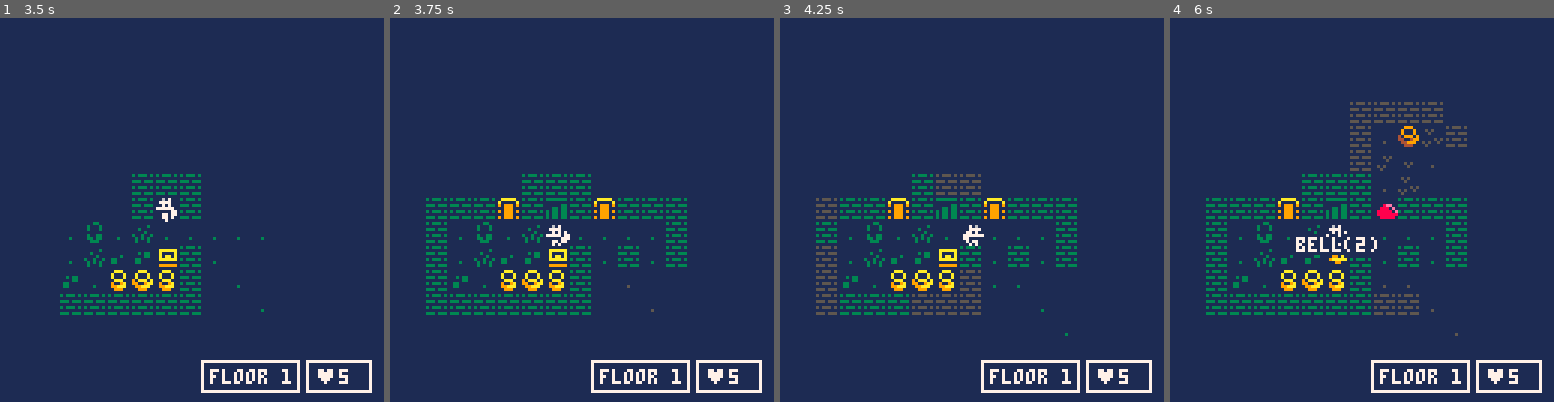
Above: before the commit, frames 1-4 (left to right).
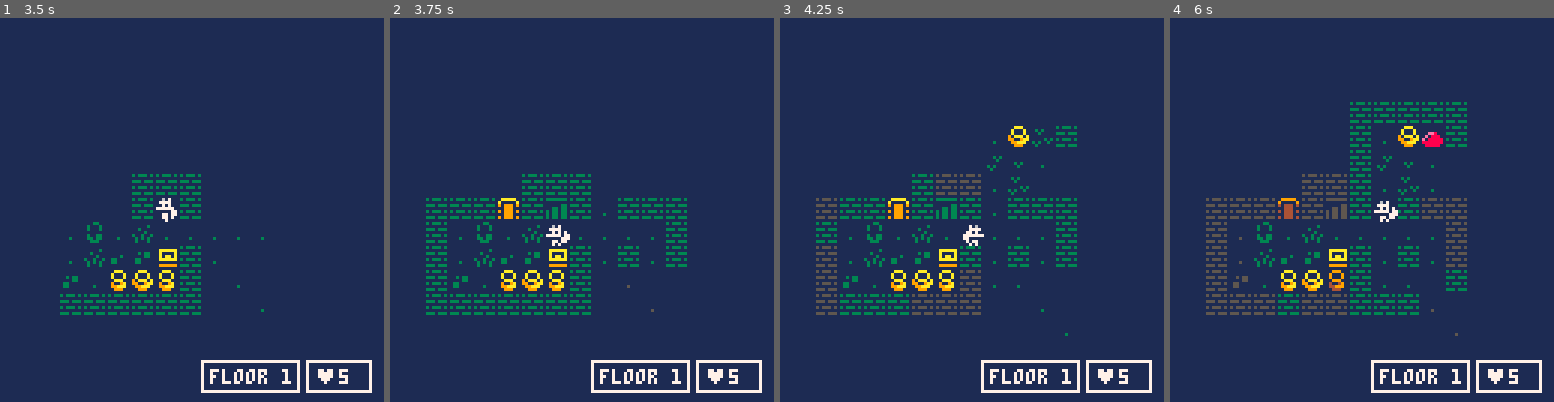
Above: after the commit, the same moments.

Repository: xjchong/pico-yggdrasil
Game: PICO-8 cartridge yggdrasil.p8
Same seed, same stepped clock (60 frames per second), same inputs: the game is played once before the commit and once after it.
Inputs:
- Up to frame 1 (3.5 s): tap X (X key) at 0.33, 1.07, 1.85, 2.97 s; tap O (Z key) at 0.7, 1.7, 2.1, 2.5, 2.9, 3.3 s; hold Right 1.6-2.1 s; hold Up 2.15-2.42 s; hold Right 2.47-3.03 s; hold Left from 3.08 s (still down)
- Up to frame 2 (3.75 s): release Left at 3.58 s; hold Down from 3.63 s (still down); tap O (Z key) at 3.7 s
- Up to frame 3 (4.25 s): release Down at 3.97 s; hold Right from 4.02 s (still down); tap X (X key) at 4.08 s; tap O (Z key) at 4.1 s
- Up to frame 4 (6 s): tap O (Z key) every 0.4 s from 4.5 to 5.7 s; release Right at 4.68 s; hold Up 4.73-5.03 s; hold Left 5.08-5.68 s; tap X (X key) at 5.2 s; hold Down from 5.73 s (still down)

Frame 1 is identical in both runs. In frame 2, 0.2% of the frame differs, in the area x 53-59%, y 46-53%; in frame 3, 0.6%; in frame 4, 5.8%, in the area x 9-78%, y 21-78%.

Commit message:
Update AI to show reactions

Diff:
--- a/yggdrasil.p8
+++ b/yggdrasil.p8
@@ -266,7 +266,7 @@
    end
   elseif not uncovered then
    --covered
-   spr(194,x*8,y*8)
+   spr(255,x*8,y*8)
   end
  end
 
@@ -398,9 +398,13 @@
 
 function draw_toasts()
  for t in all(toasts) do
+  local m=t.mob
   t.yo-=t.yo/15
   if t.yo<=1 then
    del(toasts,t)
+  elseif m then
+   local x=(m.x*8+m.xo)-(#t.txt*2)+4
+   print_outlined(t.txt,x,m.y*8-5+m.yo+t.yo,t.clr,1)
   else
    print_outlined(t.txt,t.x,t.y+t.yo,t.clr,1)
   end
@@ -616,6 +620,13 @@
  return sqrt(dx*dx+dy*dy)
 end
 
+function tcopy(t)
+ local t2={}
+ for thing in all(t) do
+  add(t2,thing)
+ end
+ return t2
+end
 
 
 
@@ -867,6 +878,7 @@
 
 mob_hps={5,1,1,2}
 mob_atks={1,1,2,1}
+mob_vis={6,4,5,0}
 mob_anims={
  {1,2,3,4}, --player
  {5,6,5,7}, --slime
@@ -914,10 +926,14 @@
   yo=0, --y offset, used for animation
   hp=mob_hps[_typ],
   atk=mob_atks[_typ],
+  vis=mob_vis[_typ],
   anim=mob_anims[_typ],
   anim_spd=0,
   flash=0,
   flipped=false,
+  task="idle",
+  task_pos=nil,
+  task_map={}
  }
 
  return add(mobs,m)
@@ -956,51 +972,74 @@
  return xy_to_pos(m.x,m.y)
 end
 
-function mob_say(mob,msg,clr)
- show_toast(
-  msg,
-  mob.x*8,
-  mob.y*8,
-  clr,
-  true --center
- )
+function mob_say(_mob,_txt,_clr)
+ add(toasts,{
+  txt=_txt,
+  yo=5,
+  clr=_clr,
+  mob=_mob
+ })
+end
+
+--can m los the player
+function mob_los_p(m)
+ local mpos,ppos=mob_pos(m),mob_pos(pc)
+ return distance(mpos,ppos)<=m.vis and los(mpos,ppos)
 end
 -->8
 --ai
 
+ai_dnbors_t={
+ {-1,1,-17,17},
+ {1,-1,17,-17},
+ {-17,17,-1,1},
+ {17,-17,1,-1}
+}
+
+function ai_dnbors()
+ return rnd(ai_dnbors_t)
+end
+
 function update_ai()
  load_btn_bfr()
 
  for m in all(mobs) do
-  local p_dist=p_dist_map[mob_pos(m)] or 999
-
-  if m.hp<=0 then
+  local mpos,ppos=
+   mob_pos(m),mob_pos(pc)
+  local p_dmap_copy=get_dist_map(ppos)
+
+  if m.hp<=0 or m==pc then
    --dead mobs can't act
-  elseif m.typ==2 then
-   --slimes
-   if p_dist>5 or rnd(100)<30 then
-    ai_move_rnd(m)
+   --pc doesn't have an ai
+  elseif m.task=="idle" then
+   if mob_los_p(m) then
+    m.task="chase"
+    m.task_pos=ppos
+    m.task_map=p_dmap_copy
+    mob_say(m,"!",10)
+    ai_chase(m)
    else
-    ai_move_chase(m)
-   end
-  elseif m.typ==3 then
-   --skeleton
-   if p_dist>5 then
-    ai_move_rnd(m)
+    ai_idle(m)
+   end
+  elseif m.task=="chase" then
+   if mob_los_p(m) then
+    --keep chasing
+    m.task_pos=ppos
+    m.task_map=p_dmap_copy
+    ai_chase(m)
+   elseif m.task_pos==mpos then
+    --give up
+    mob_say(m,"?",10)
+    m.task="idle"
+    ai_idle(m)
+--   elseif not m.task_map[mpos] then
+--    --can't reach, give up quietly
+--    mob_say(m,"x",10)
+--    m.task="idle"
+--    ai_idle(m)
    else
-    ai_move_chase(m)
-   end
-  elseif m.typ==4 then
-   local crableft=m.crableft
-   local pos,dir=mob_pos(m),crableft and -1 or 1
-   if blocked(pos,pos+dir,"idle") then
-    m.crableft=not crableft
-    move_mob(m,-dir,0)
-   else
-    move_mob(m,dir,0)
-   end
-   if mob_pos(m)==pos then
-    m.crableft=not m.crableft
+    --keep chasing (guess)
+    ai_chase(m)
    end
   end
  end
@@ -1008,13 +1047,26 @@
  is_p_turn=true
 end
 
---returns a random move that
---only checks for obstacles
-function ai_move_rnd(m)
+function ai_idle(m)
+ if m.typ==4 then
+  ai_idle_crab(m)
+ else
+  ai_idle_normal(m)
+ end
+end
+
+function ai_chase(m)
+ if m.typ==2 then
+  ai_chase_slime(m)
+ else
+  ai_chase_normal(m)
+ end
+end
+
+function ai_idle_normal(m)
  local pos=mob_pos(m)
 
- shuf(shuf_dnbors)
- for dnbor in all(shuf_dnbors) do
+ for dnbor in all(ai_dnbors()) do
   local tpos=pos+dnbor --'to' pos
   local tx,ty=pos_to_xy(tpos)
   if not blocked(pos,tpos,"idle") then
@@ -1024,22 +1076,33 @@
  end
 
  --if no move was selected, still attempt to move
- move_mob_pos(m,pos+shuf_dnbors[1])
-end
-
---returns the move that will
---bring this mob closest to
---the player
-function ai_move_chase(m)
- local pos,p_pos=mob_pos(m),mob_pos(pc)
+ move_mob_pos(m,pos+ai_dnbors()[1])
+end
+
+function ai_idle_crab(m)
+ local crableft=m.crableft
+ local pos,dir=mob_pos(m),crableft and -1 or 1
+ if blocked(pos,pos+dir,"idle") then
+  m.crableft=not crableft
+  move_mob(m,-dir,0)
+ else
+  move_mob(m,dir,0)
+ end
+ if mob_pos(m)==pos then
+  m.crableft=not m.crableft
+ end
+end
+
+function ai_chase_normal(m)
+ local pos,p_pos=mob_pos(m),m.task_pos
  local cur_dist,min_dist,best=
-   p_dist_map[pos],99,nil
+   m.task_map[pos],99,nil
 
  --use the player's dist map
  --to get closer to player
- for dnbor in all(shuf(shuf_dnbors)) do
+ for dnbor in all(ai_dnbors()) do
   local tpos=pos+dnbor
-  local nxt_dist=p_dist_map[tpos]
+  local nxt_dist=m.task_map[tpos]
   if nxt_dist and cur_dist
     and nxt_dist<cur_dist then
    local tdist=distance(tpos,p_pos)
@@ -1053,8 +1116,16 @@
  if best then
   move_mob_pos(m,best)
  else
-  --fallback is to move randomly
-  ai_move_rnd(m)
+  --fallback is to idle
+  ai_idle(m)
+ end
+end
+
+function ai_chase_slime(m)
+ if rnd()<0.3 then
+  ai_idle(m)
+ else
+  ai_chase_normal(m)
  end
 end
 -->8
@@ -1101,7 +1172,7 @@
   tip=item_tips[_id]
  })
 
- mob_say(item,item.name.."(".._qty..")",7)
+ show_toast(item.name.."(".._qty..")",_x*8,_y*8,7,true)
 end
 
 function get_item(x,y)
@@ -1167,6 +1238,16 @@
  elseif item.name=="bell" then
   mob_say(pc,"♪",7)
   sfx(16)
+  local ppos=mob_pos(pc)
+  local task_map=get_dist_map(ppos)
+  for m in all(mobs) do
+   if m!=pc and m.vis>0 and distance(mob_pos(m),ppos)<10 then
+    mob_say(m,"!",10)
+    m.task="chase"
+    m.task_map=task_map
+    m.task_pos=ppos
+   end
+  end
  elseif item.name=="phase" then
   local pmap,pcpos={},mob_pos(pc)
   for p=1,255 do
@@ -1298,7 +1379,7 @@
   nxt_id,merged_ids,stair_d,area,
   tmap,imap,bmap,rmap,down_pos=
   0.05,0.05,
-  0.3,1,0.66,
+  0.4,1,0.66,
   1,{},0,tw*th,
   {},{},{},{}
 
@@ -2084,7 +2165,7 @@
 
 __gff__
 0000000000030303000000000000000000000000000000000000000000000000000000000000000000000000000000000000000000000000000000000000000000000000000000000000000000000000000000000000000000000000000000000000000000000000000000000000000000000000000000000000000000000000
-0000000000000000000000000000000000000000000000000000000000000000000000000000000000000000000000000000000000000000000000000000000000050000000000000203030703030200000000000000000002000000000003000400000000000000020000000000000000000000000000000000000000000000
+0000000000000000000000000000000000000000000000000000000000000000000000000000000000000000000000000000000000000000000000000000000000050500000000000203030703030200000000000000000002000000000003000400000000000000020000000000000000000000000000000000000000000000
 __map__
 ffffffffffffffffffffffffffffffffffffffffffffffffff0f0f0f0f0f0f0f0f0f0f0f0f0f0f0f0f0f0f0f0f0f0f0f0f0fd1d0c0d2c0c0e1e2c9cacaf2d0c0c0e1e0e0e0e000c0c0c0c0c0c0f2f2d2c0e2c0c0d1c0e2f2c0c0d2c0c0d2d2e2c0f1f2c0c0c0d2d2d1c000c0d2c0f1c0d1e2c0c0c0d2f2d0d2d2f2c0e1e2e1e0
 ffffffffffffffffffffffffffffffffffffffffffffffffff0f0f0f0f0f0f0f0f0f0f0f0f0f0f0f0f0f0f0f0f0f0f0f0f0fc0f0f2f1c0e1e0f2e0e1d2d1d0d0d1f1e1e0e0e000d1d2c0f2c0d2f1f0f1c0e1e2c0c0c0e1e2f0f1c0d2e2e2e1e2c0f1f0f0f2c0c0d1d0d200c0c0d1c0f0c0e1e2c0c0f2f1d2d2d0f0f2e2e2c0c0
Not shown, changed: 31 lines of the sprite sheet (__gfx__) section of yggdrasil.p8
